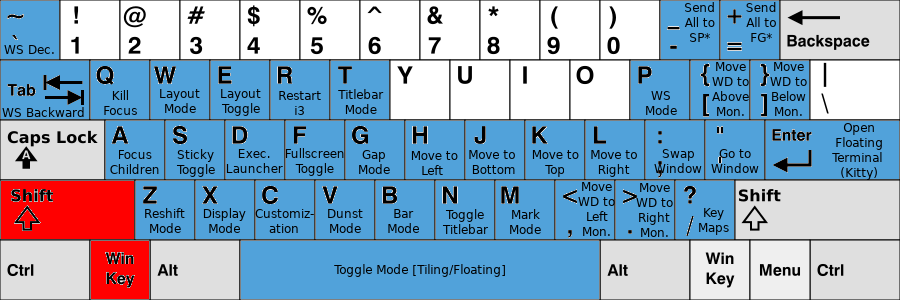
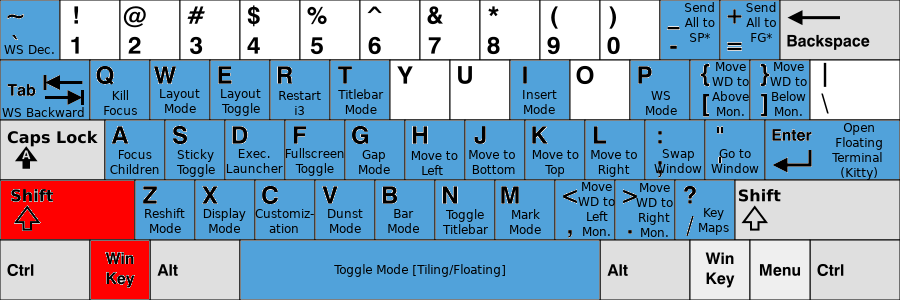
Before/after of a 900px x 300px layered artwork. What changed in the layer stack:
added layer "Insert ..." above "KB_United_States-NoAltGr.svg" over [523, 90, 557, 114]
painted on "KB_United_States-NoAltGr.svg" over [511, 61, 569, 119]
